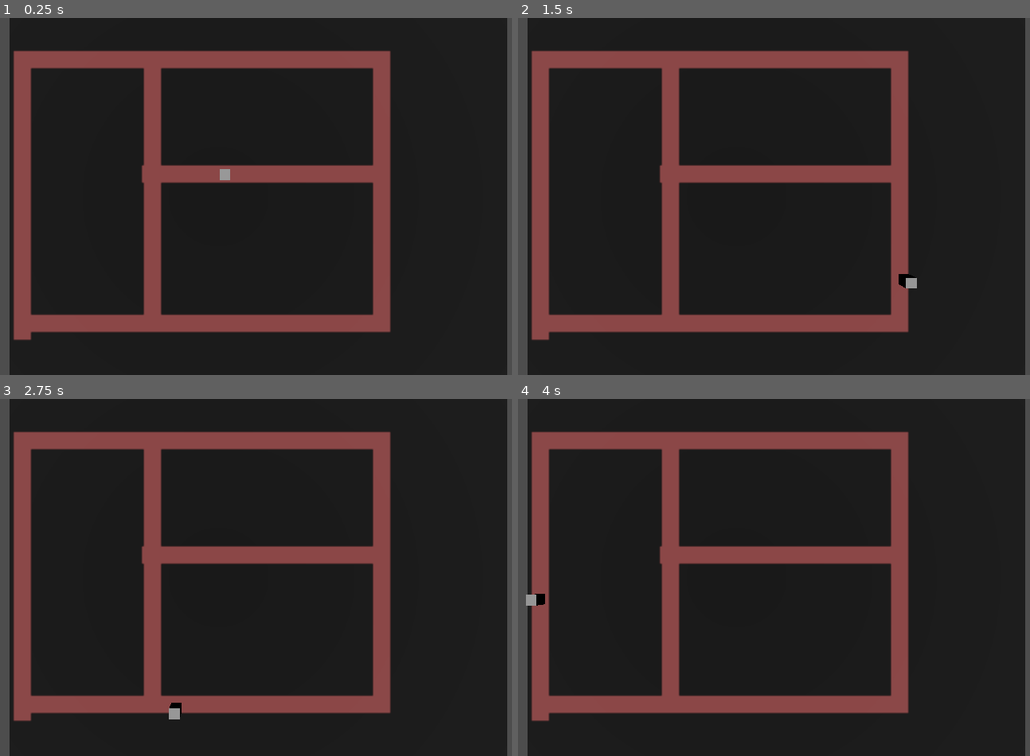
Above: before the commit, frames 1-4 (two rows, left to right).
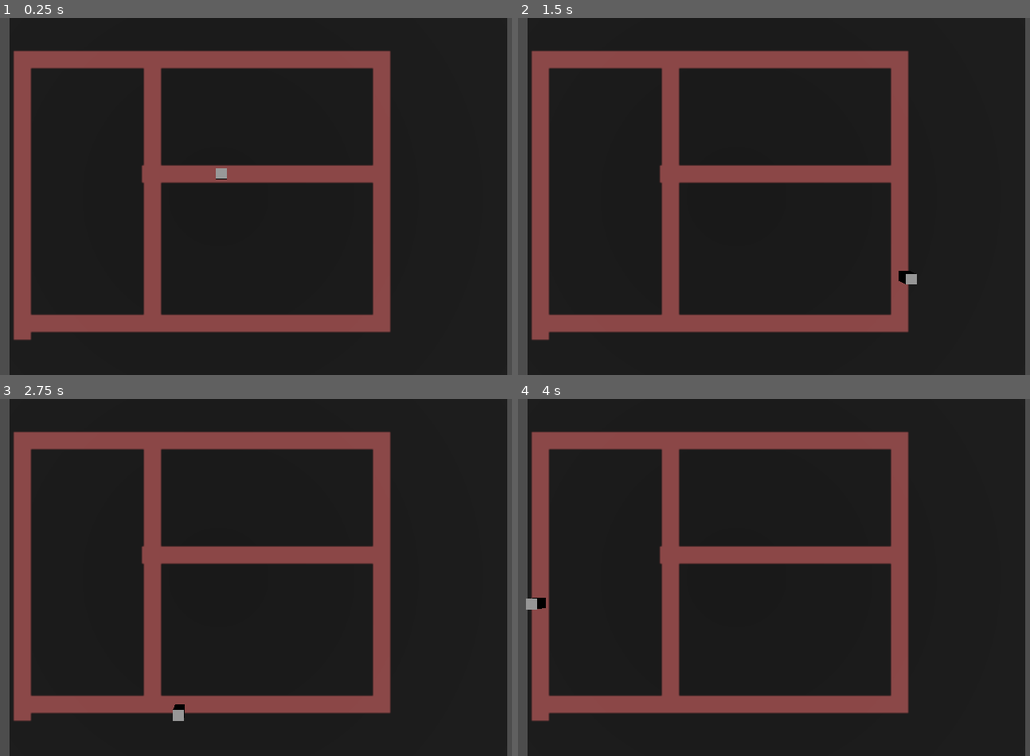
Above: after the commit, the same moments.

Repository: Frejbo/ATC-tower
Game: Godot game, scene res://airport.tscn
Two runs of this game, one before a commit and one after it. Both use one fixed random seed, a clock stepped at 60 frames per second and the inputs below.
Inputs:
- Up to frame 1 (0.25 s): no input
- Up to frame 2 (1.5 s): no input
- Up to frame 3 (2.75 s): no input
- Up to frame 4 (4 s): no input

The runs differ from the first frame. In frame 1, less than 0.1% of the frame differs, in the area x 42-45%, y 42-46%; in frame 2, less than 0.1%; in frame 3, less than 0.1%, in the area x 32-37%, y 85-91%; in frame 4, less than 0.1%.

Commit message:
Fixed some transitions won't bind when binding to another

Diff:
--- a/game/airport.tscn
+++ b/game/airport.tscn
@@ -15,28 +15,28 @@
 
 [sub_resource type="Curve3D" id="Curve3D_jnqia"]
 _data = {
-"points": PackedVector3Array(0, 0, 0, 0, 0, 0, -8.04999, 0, -6.35525, 0, 0, 0, 0, 0, 0, 10.5238, 0, -6.35525),
+"points": PackedVector3Array(0, 0, 0, 0, 0, 0, -8.40142, 0, -6.47977, 0, 0, 0, 0, 0, 0, 10.5238, 0, -6.35525),
 "tilts": PackedFloat32Array(0, 0)
 }
 point_count = 2
 
 [sub_resource type="Curve3D" id="Curve3D_mhxgj"]
 _data = {
-"points": PackedVector3Array(0, 0, 0, 0, 0, 0, 12.5724, 0, -4.36464, 0.670497, 0, -0.770047, -0.670497, 0, 0.770047, 12.3674, 0, 8.35426, 0, 0, 0, 0, 0, 0, -9.24444, 0, 8.57543, 0, 0, 0, 0, 0, 0, -12.4621, 0, 8.61112, 0.755188, 0, 0.881056, -0.755188, 0, -0.881056, -23.0215, 0, 7.96015, 0, 0, 0, 0, 0, 0, -23.721, 0, -16.304),
+"points": PackedVector3Array(0, 0, 0, 0, 0, 0, 12.5724, 0, -4.36464, 0.670497, 0, -0.770047, -0.670497, 0, 0.770047, 12.3674, 0, 8.35426, 0, 0, 0, 0, 0, 0, -9.45494, 0, 8.75269, 0, 0, 0, 0, 0, 0, -12.1327, 0, 8.75269, 1.23119, 0, 1.14373, -1.23119, 0, -1.14373, -23.0215, 0, 7.96015, 0, 0, 0, 0, 0, 0, -23.721, 0, -16.304),
 "tilts": PackedFloat32Array(0, 0, 0, 0, 0, 0)
 }
 point_count = 6
 
 [sub_resource type="Curve3D" id="Curve3D_6cqcx"]
 _data = {
-"points": PackedVector3Array(0, 0, 0, 0, 0, 0, -10.6181, 0, -15.672, 0, 0, 0, 0, 0, 0, -10.6521, 0, -8.1104, 0, 0, 0, 0, 0, 0, -10.6093, 0, -4.81406, 0, 0, 0, 0, 0, 0, -10.6949, 0, 6.48767),
+"points": PackedVector3Array(0, 0, 0, 0, 0, 0, -10.7719, 0, -15.2594, 0, 0, 0, 0, 0, 0, -10.7719, 0, -8.10413, 0, 0, 0, 0, 0, 0, -10.6841, 0, -5.47025, 0, 0, 0, 0, 0, 0, -10.6402, 0, 6.90898),
 "tilts": PackedFloat32Array(0, 0, 0, 0)
 }
 point_count = 4
 
 [sub_resource type="Curve3D" id="Curve3D_fkuea"]
 _data = {
-"points": PackedVector3Array(0, 0, 0, 0, 0, 0, -22.4795, 0, -18.1021, 0, 0, 0, 0, 0, 0, -12.3765, 0, -17.8024, 0, 0, 0, 0, 0, 0, -9.55106, 0, -17.5883, 0, 0, 0, 0, 0, 0, 12.5291, 0, -18.2694, 0, 0, 0, 0, 0, 0, 12.658, 0, -7.14726),
+"points": PackedVector3Array(0, 0, 0, 0, 0, 0, -22.6682, 0, -17.8934, 0, 0, 0, 0, 0, 0, -12.3765, 0, -17.8024, 0, 0, 0, 0, 0, 0, -9.55106, 0, -17.5883, 0, 0, 0, 0, 0, 0, 12.5291, 0, -18.2694, 0, 0, 0, 0, 0, 0, 12.658, 0, -7.14726),
 "tilts": PackedFloat32Array(0, 0, 0, 0, 0)
 }
 point_count = 5
--- a/game/taxiway_node.gd
+++ b/game/taxiway_node.gd
@@ -182,7 +182,7 @@
 			transition_curve.add_point(area.position)
 			transition_curve.add_point(target_area.position)
 			# define a name for the transition
-			var transition_name = name+"-"+target_area.get_parent().name
+			var transition_name = name+area.name+"-"+target_area.get_parent().name+target_area.name
 
 
 			var transition_taxiway := taxiway.new()
